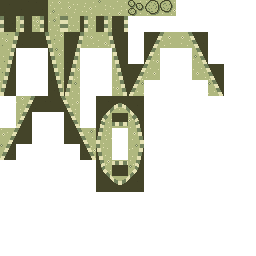
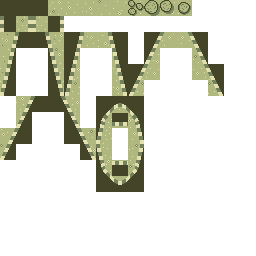
Layers edited between the first and the second 256x256 image:
painted on "Layer 36" over 4, 0, 192, 46
